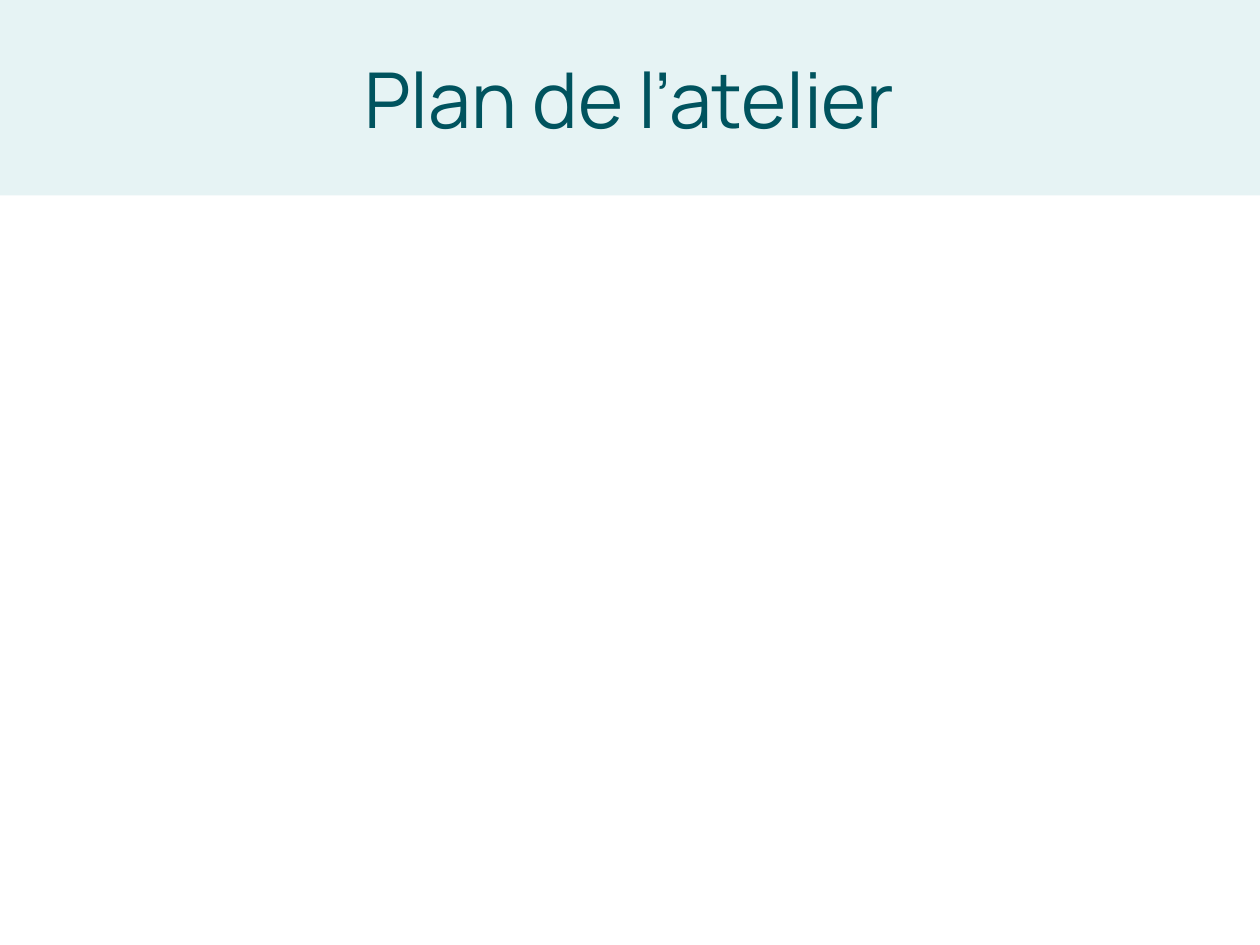
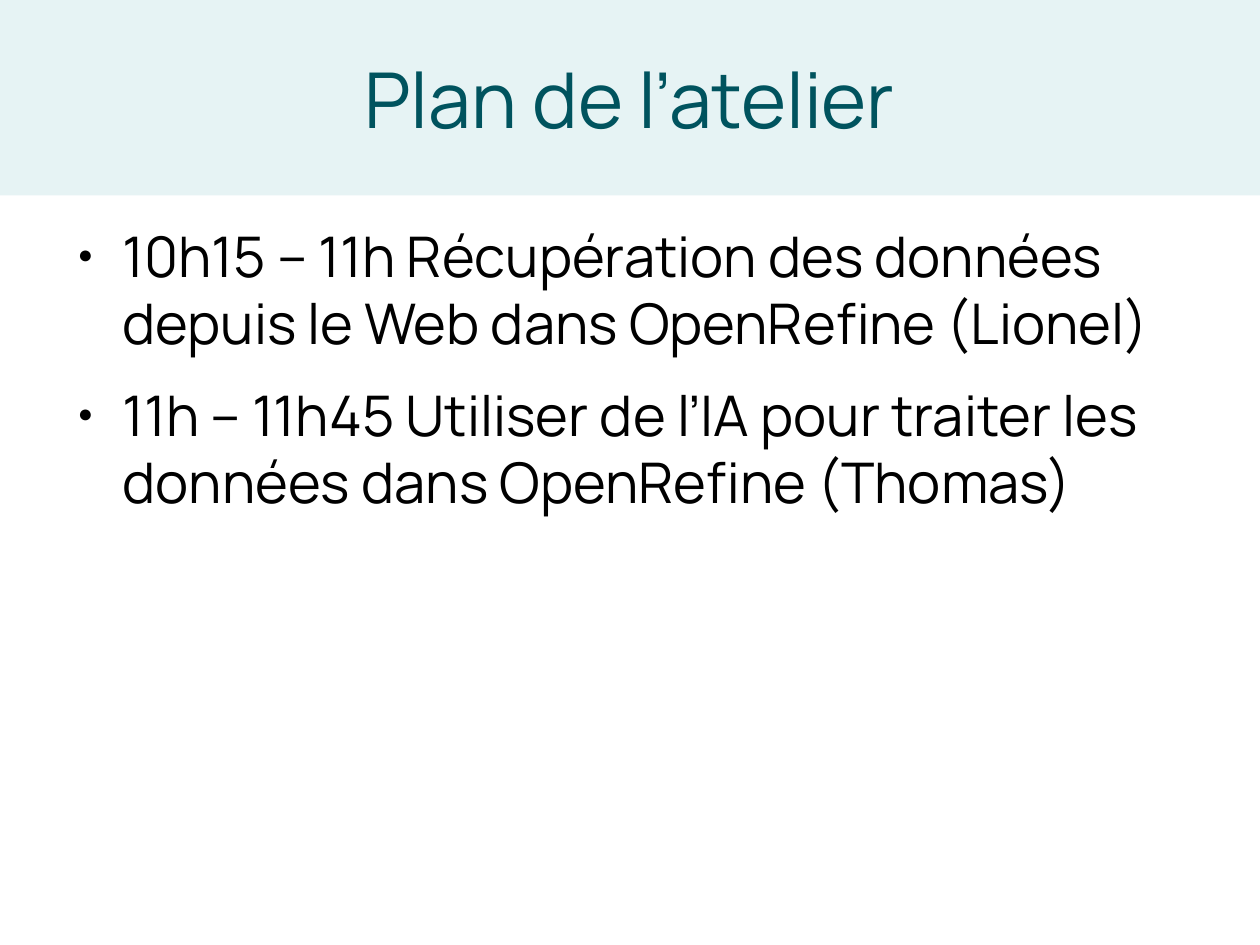
Before and after one commit to liowalter/open-refine-libreabc2025, a slide deck: slide 3 of presentation/openrefine-libreABC2025.odp. Drawn at 1260x945 pixels with LibreOffice and Linux fonts; fonts in the diff are those of the drawing. Boxes give left, top, right and bottom in pixels: in the first picture for what was removed or moved away, otherwise in the second. Text is boxed around its words. In the diff, an @@ line names an element or a change of style, - is before the commit and + after.

```diff
--- a/presentation/openrefine-libreABC2025.odp
+++ b/presentation/openrefine-libreABC2025.odp
@@ text added at (x1=123, y1=233, x2=1148, y2=517), 32 pt, text #000000 @@
+● 10h15 – 11h Récupération des données depuis le Web dans OpenRefine (Lionel)
+● 11h – 11h45 Utiliser de l’IA pour traiter les données dans OpenRefine (Thomas)
```
Also in this commit, not shown: 3 other slides changed, 5 slides added, 1 other file.
